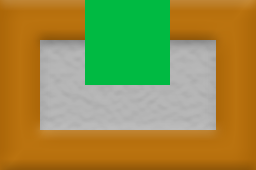
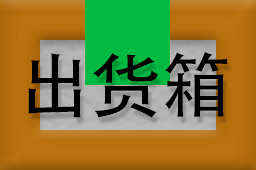
Revision of a layered 256x170 image; what changed, layer by layer:
added layer "出货箱" above "矩形 3" over [28, 52, 228, 118]
